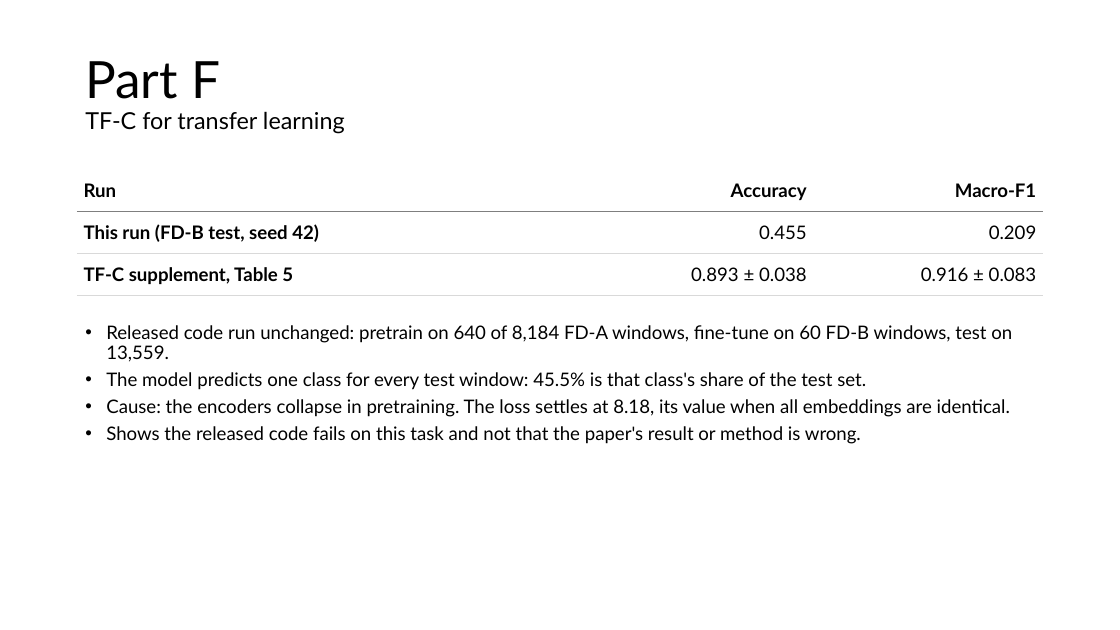
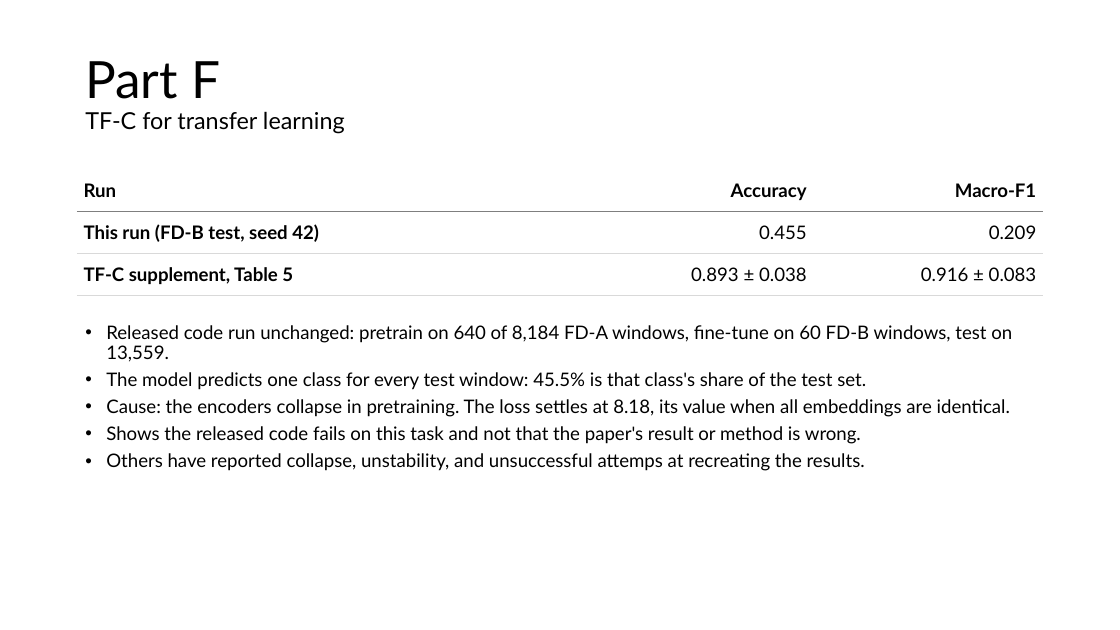
Before and after one commit to FVardi/PhD-Courses, a slide deck: slide 14 of Deep learning for time-series/Assignment 4/Presentation.pptx (slide 13 before the commit). Drawn at 1120x630 pixels with LibreOffice and Linux fonts; fonts in the diff are those of the drawing. Boxes give left, top, right and bottom in pixels: in the first picture for what was removed or moved away, otherwise in the second. Text is boxed around its words. In the diff, an @@ line names an element or a change of style, - is before the commit and + after.

```diff
--- a/Deep learning for time-series/Assignment 4/Presentation.pptx
+++ b/Deep learning for time-series/Assignment 4/Presentation.pptx
@@ text at (x1=106, y1=453, x2=865, y2=471): paragraph added @@
+• Others have reported collapse, unstability, and unsuccessful attemps at recreating the results.
```
Also in this commit, not shown: 11 other slides changed, 2 slides added, 2 slides removed, 17 other files.
